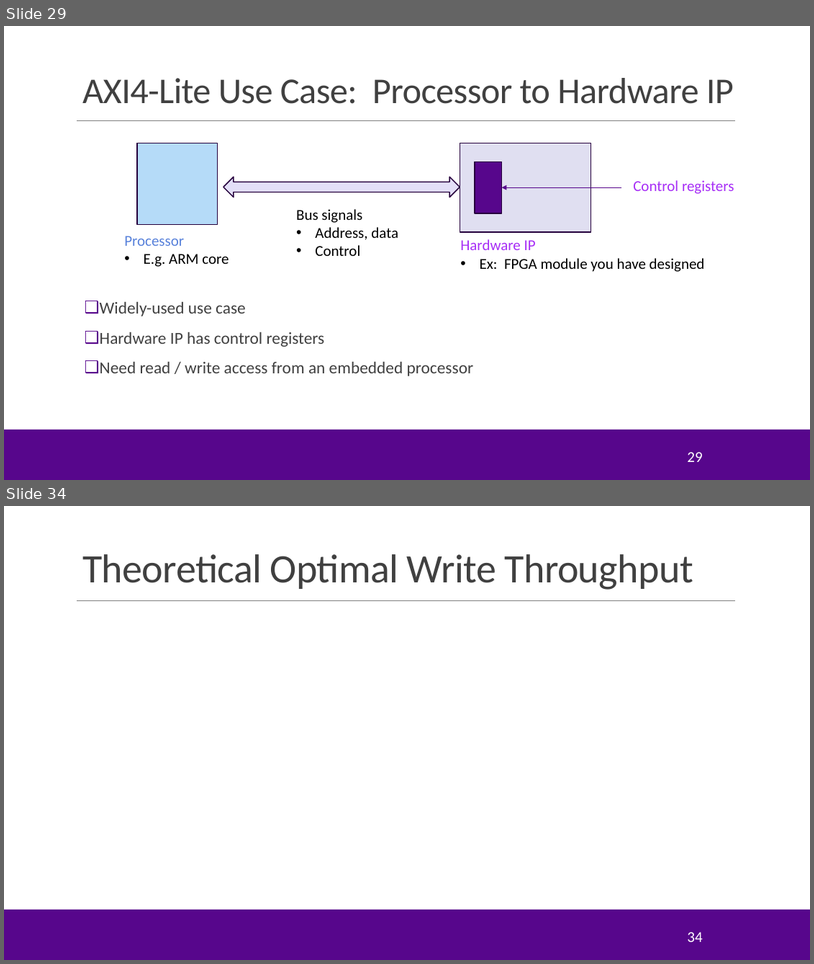
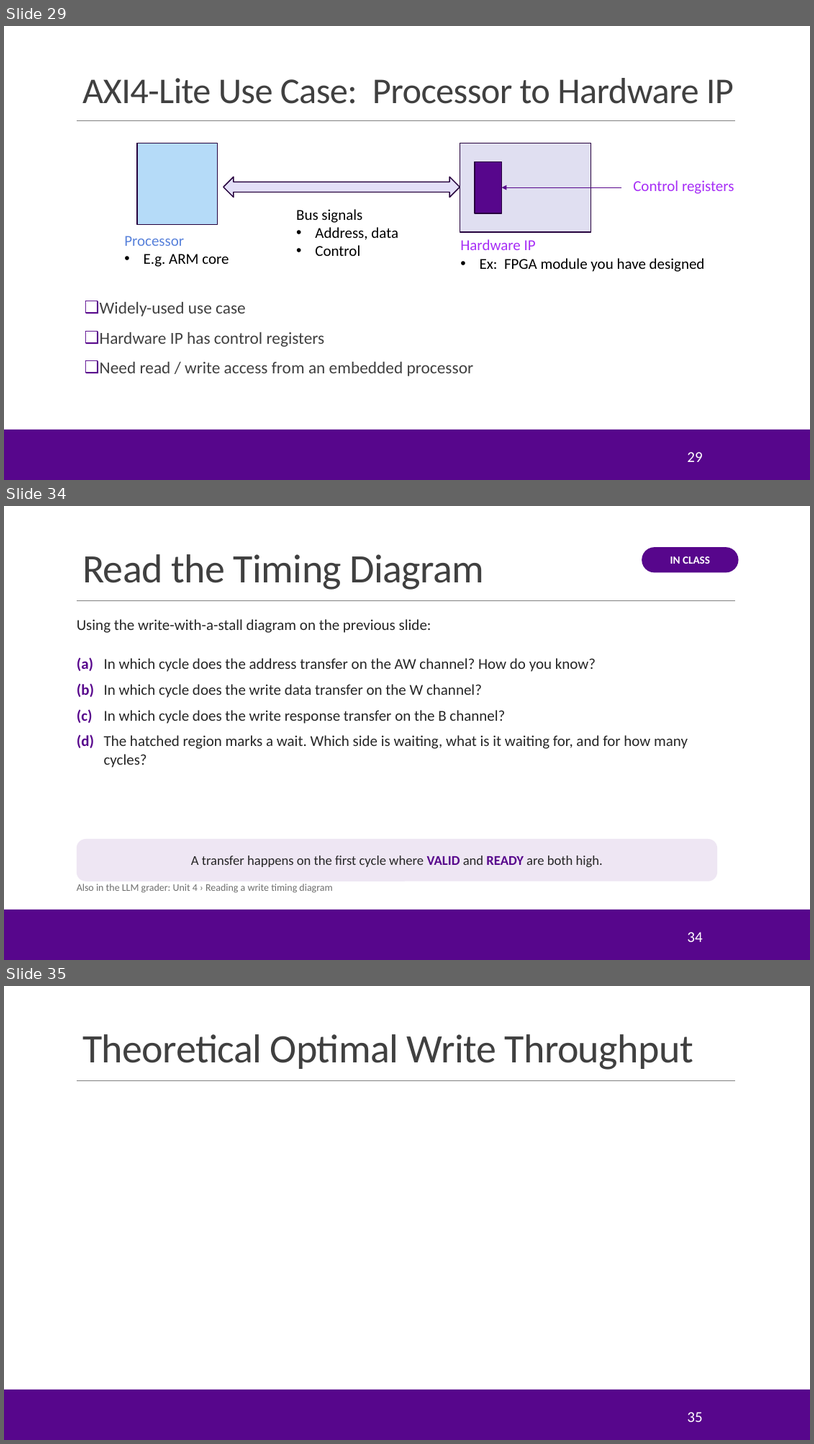
Before and after one commit to sdrangan/hwdesign, a slide deck: units/unit04_procif/procif_v4.pptx. Shown one above the other, each under a label of ours: slides 29 and 34 before the commit, slides 29, 34 and 35 after it; the slides between them are not shown. The pictures are 814x964 and 814x1444 pixels, drawn with LibreOffice and Linux fonts; fonts in the diff are those of the drawing; grey boxes stand for pictures; background and template pictures are left out. Boxes give left, top, right and bottom in pixels: in the first picture for what was removed or moved away, otherwise in the second. Text is boxed around its words. In the diff, an @@ line names an element or a change of style, - is before the commit and + after.

```diff
--- a/units/unit04_procif/procif_v4.pptx
+++ b/units/unit04_procif/procif_v4.pptx
@@ slide 34 added at (4, 506, 810, 960), background #FFFFFF; not listed: 3 template elements that a slide beside it also shows @@
@@ rounded rectangle added at (642, 547, 739, 572), fill #57068C, 13 pt, text #FFFFFF, bold @@
+IN CLASS
@@ title added at (82, 554, 485, 590), 48 pt, text #404040 @@
+Read the Timing Diagram
@@ text added at (77, 619, 432, 633), 18 pt, text #262626 @@
+Using the write-with-a-stall diagram on the previous slide:
@@ text added at (77, 657, 688, 767), 18 pt, text #262626 @@
+(a) In which cycle does the address transfer on the AW channel? How do you know?
+(b) In which cycle does the write data transfer on the W channel?
+(c) In which cycle does the write response transfer on the B channel?
+(d) The hatched region marks a wait. Which side is waiting, what is it waiting for, and for how many cycles?
@@ rounded rectangle added at (77, 839, 718, 881), fill #EEE6F3, 16 pt, text #262626 @@
+A transfer happens on the first cycle where VALID and READY are both high.
@@ text added at (77, 883, 332, 893), 12 pt, text #6E6E6E @@
+Also in the LLM grader: Unit 4 › Reading a write timing diagram
@@ page number added at (687, 932, 702, 942), 18 pt, text #FFFFFF @@
+34
@@ what was slide 34 is now slide 35 @@
@@ page number at (687, 1412, 702, 1422): text changed @@
-34
+35
```
Also in this commit, not shown: 9 slides changed.
